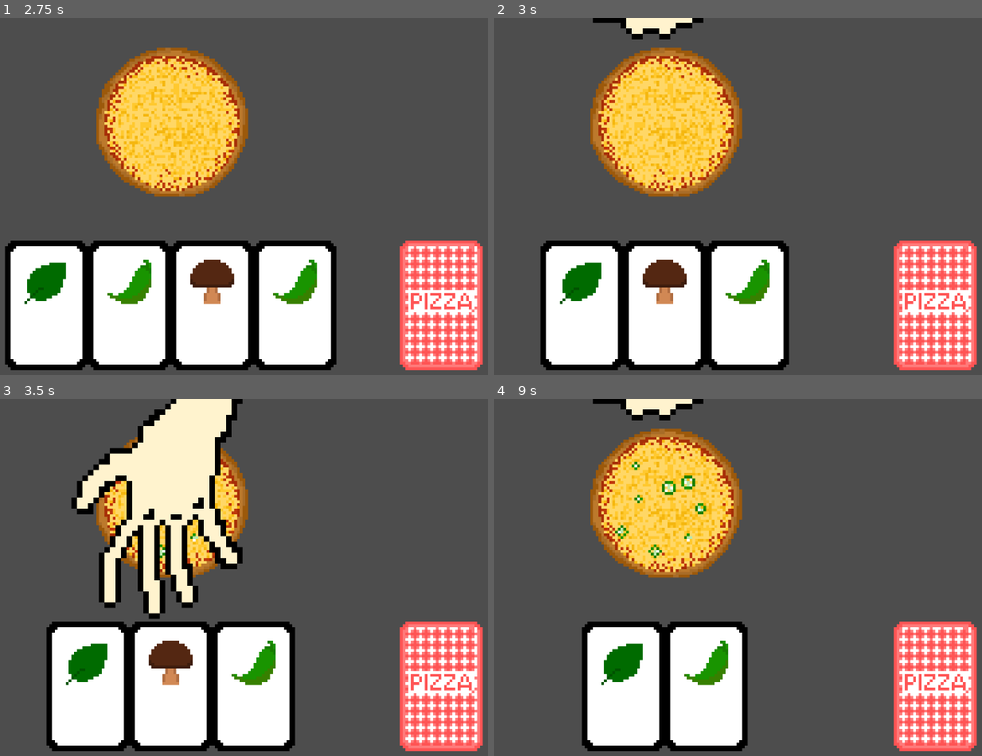
Above: before the commit, frames 1-4 (two rows, left to right).
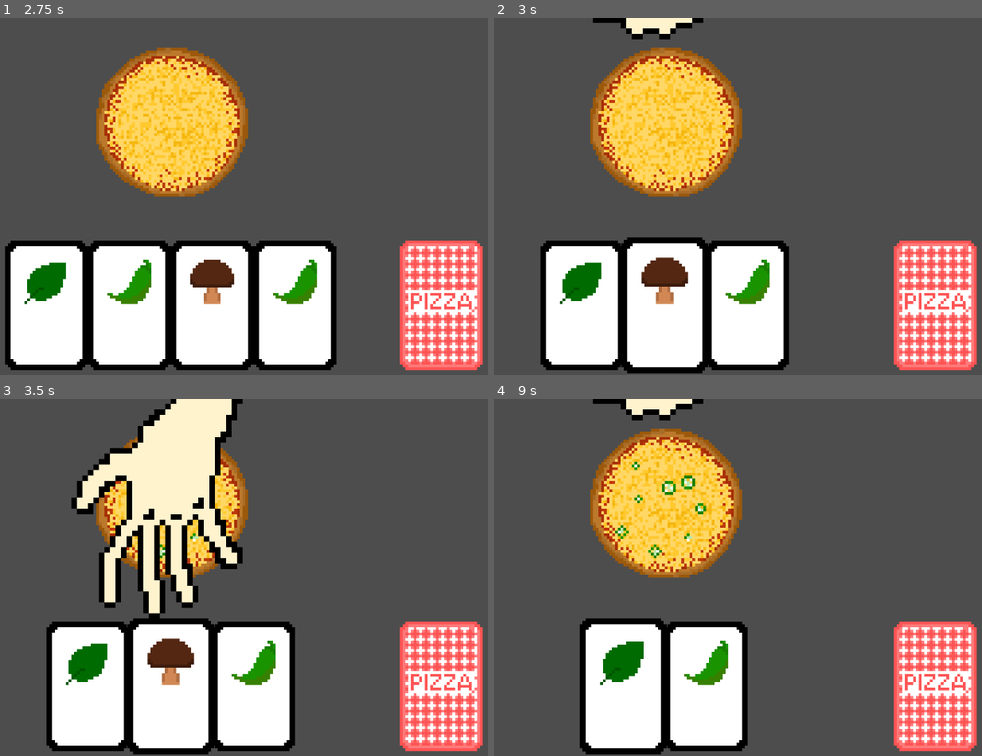
Above: after the commit, the same moments.

Repository: bstrong5923/Pizzatro
Game: Godot game, scene res://Scenes/Game.tscn
The game is run twice, just before and just after one commit, with the same random seed, the same clock (stepped at 60 frames per second) and the same inputs.
Inputs (mouse positions are in pixels of both pictures, inside the frame that each line leads up to):
- Up to frame 1 (2.75 s): tap Enter at 0.5, 2 s; move the mouse to (312, 178) at 0.52 s; click (312, 178) at 0.67 s; tap Space at 1.25 s; move the mouse to (43, 214) at 1.27 s; click (43, 214) at 1.42 s; move the mouse to (234, 117) at 2.02 s; click (234, 117) at 2.17 s
- Up to frame 2 (3 s): tap Space at 2.75 s; move the mouse to (630, 267) at 2.77 s; click (630, 267) at 2.92 s
- Up to frame 3 (3.5 s): no input
- Up to frame 4 (9 s): move the mouse to (855, 631) at 3.52 s; click (855, 631) at 3.67 s; move the mouse to (outside the picture) at 4.27 s; click (outside the picture) at 4.42 s; tap Enter at 5 s; move the mouse to (698, 577) at 5.02 s; click (698, 577) at 5.17 s; tap Space at 5.75 s; move the mouse to (567, 488) at 5.77 s; click (567, 488) at 5.92 s; move the mouse to (806, 559) at 6.52 s; click (806, 559) at 6.67 s; move the mouse to (537, 595) at 7.27 s; click (537, 595) at 7.42 s; move the mouse to (728, 498) at 8.02 s; click (728, 498) at 8.17 s; move the mouse to (630, 648) at 8.77 s; click (630, 648) at 8.92 s

Frame 1 is identical in both runs. In frame 2, 1.1% of the frame differs, in the area x 26-44%, y 61-100%; in frame 3, 1.1%; in frame 4, 1.2%, in the area x 17-36%, y 61-100%.

Commit message:
addded hover effect

Diff:
--- a/Scenes/card.gd
+++ b/Scenes/card.gd
@@ -22,3 +22,18 @@
 	Deck.remove_card(Deck.hand.find(self))
 	Deck.fix_hand()
 	queue_free()
+
+func on_hovered_card():
+	print("hi")
+
+func off_hovered_card():
+	print("bye")
+
+func _on_area_2d_mouse_entered() -> void:
+	self.scale = Vector2(1.05,1.05)
+	pass # Replace with function body.
+
+
+func _on_area_2d_mouse_exited() -> void:
+	self.scale = Vector2(1,1)
+	pass # Replace with function body.
--- a/Scenes/card.tscn
+++ b/Scenes/card.tscn
@@ -1,9 +1,12 @@
-[gd_scene load_steps=5 format=3 uid="uid://dbn4mtu14qcej"]
+[gd_scene load_steps=6 format=3 uid="uid://dbn4mtu14qcej"]
 
 [ext_resource type="Texture2D" uid="uid://dngfv605pv37u" path="res://Assets/Sprites/card.png" id="1_brehn"]
 [ext_resource type="Script" uid="uid://cvee7xrh0qx0y" path="res://Scenes/card.gd" id="2_wf8id"]
 [ext_resource type="Texture2D" uid="uid://ccp3n4a2qtcg6" path="res://Assets/Sprites/ingredient_logos.png" id="3_eumee"]
-[ext_resource type="Script" uid="uid://bn6ne0dgltx8" path="res://Scenes/ingredient_logo.gd" id="4_eumee"]
+[ext_resource type="Script" path="res://Scenes/ingredient_logo.gd" id="4_eumee"]
+
+[sub_resource type="RectangleShape2D" id="RectangleShape2D_eumee"]
+size = Vector2(30, 48)
 
 [node name="card" type="Sprite2D"]
 texture = ExtResource("1_brehn")
@@ -16,3 +19,11 @@
 region_enabled = true
 region_rect = Rect2(0, 0, 16, 16)
 script = ExtResource("4_eumee")
+
+[node name="Area2D" type="Area2D" parent="."]
+
+[node name="CollisionShape2D" type="CollisionShape2D" parent="Area2D"]
+shape = SubResource("RectangleShape2D_eumee")
+
+[connection signal="mouse_entered" from="Area2D" to="." method="_on_area_2d_mouse_entered"]
+[connection signal="mouse_exited" from="Area2D" to="." method="_on_area_2d_mouse_exited"]
